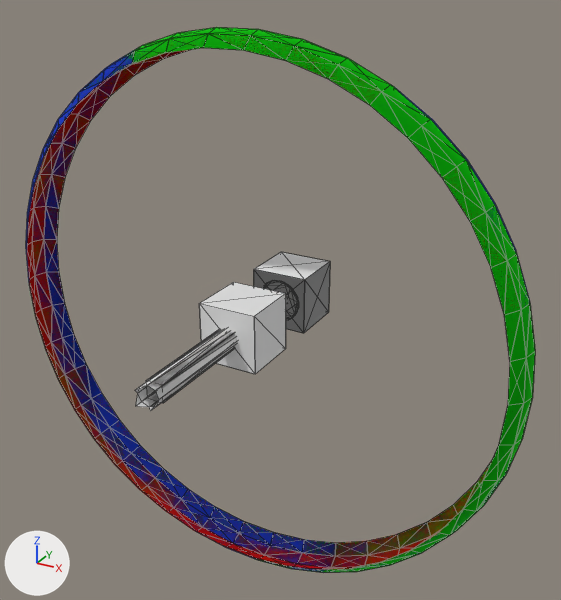
A saved change to the Blender file FlexEngine/resources/meshes/transform-gizmo.blend.
Rendered twice from a camera (50 mm lens) standing at (4.32, -6.97, 3.92) and looking at (0.33, 0.29, 0.3). Arrows for +X, +Y and +Z are at lower left; the lights stay in place. Mesh edges are drawn as thin lines.

The first picture shows 'rotation-gizmo-flat-x', 'rotation-gizmo-flat-y', 'rotation-gizmo-flat-z', 'scale-gizmo-all', 'scale-gizmo-x', 'scale-gizmo-y', 'scale-gizmo-z', 'translation-gizmo-x', 'translation-gizmo-y', 'translation-gizmo-z'.
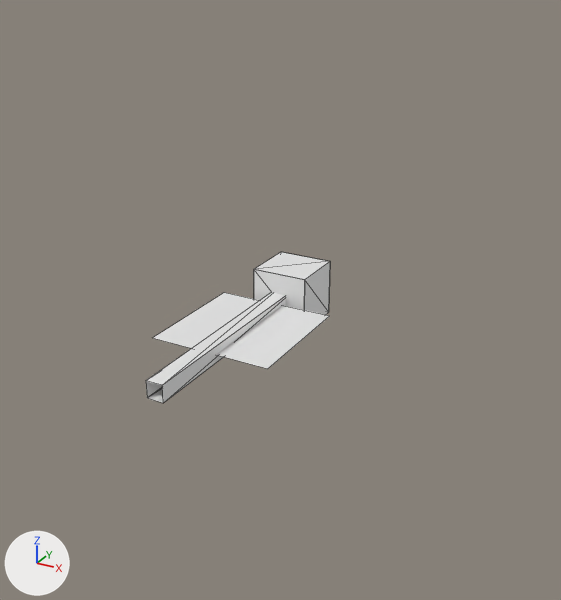
Commit message: Update transform gizmo blend file

Where the change shows, as pixel boxes [x1, y1, x2, y2] in the pictures (561 x 600 px):
'rotation-gizmo-flat-y', hidden: before [27, 27, 535, 573]
'rotation-gizmo-flat-x', hidden: before [27, 33, 524, 569]
'rotation-gizmo-flat-z', hidden: before [26, 41, 530, 573]
'translation-gizmo-plane-yz', added: after [153, 292, 329, 369]
'scale-gizmo-all', hidden: before [199, 282, 286, 374]
'scale-gizmo-z', hidden: before [146, 252, 330, 403]
'translation-gizmo-y', hidden: before [136, 300, 287, 407]
'translation-gizmo-x', hidden: before [138, 329, 230, 411]
'translation-gizmo-z', hidden: before [135, 329, 226, 407]
'scale-gizmo-x', hidden: before [146, 268, 329, 402]
'scale-gizmo-y', unchanged, uncovered by the edit: before [146, 262, 330, 403]; after [146, 252, 330, 403]

What changed in the scene script:
```text
Add me_plane_003:
    me_plane_003.from_pydata([(-0.75, -0.75, 0.0), (0.75, -0.75, 0.0), (-0.75, 0.75, 0.0), (0.75, 0.75, 0.0)], [], [(0, 1, 3, 2)])
Change ob_translation_gizmo_x:
    add ob_translation_gizmo_x.hide_set(True)
Change ob_translation_gizmo_y:
    add ob_translation_gizmo_y.hide_set(True)
Change ob_translation_gizmo_z:
    add ob_translation_gizmo_z.hide_set(True)
Change ob_scale_gizmo_x:
    add ob_scale_gizmo_x.hide_set(True)
Change ob_scale_gizmo_z:
    add ob_scale_gizmo_z.hide_set(True)
Change ob_scale_gizmo_all:
    add ob_scale_gizmo_all.hide_set(True)
Change ob_rotation_gizmo_flat_x:
    add ob_rotation_gizmo_flat_x.hide_set(True)
Change ob_rotation_gizmo_flat_y:
    add ob_rotation_gizmo_flat_y.hide_set(True)
Change ob_rotation_gizmo_flat_z:
    add ob_rotation_gizmo_flat_z.hide_set(True)
Add ob_translation_gizmo_plane_yz:
    ob_translation_gizmo_plane_yz = bpy.data.objects.new('translation-gizmo-plane-yz', me_plane_003)
    ob_translation_gizmo_plane_yz.location = (0.0, 0.0, 0.0)
```
